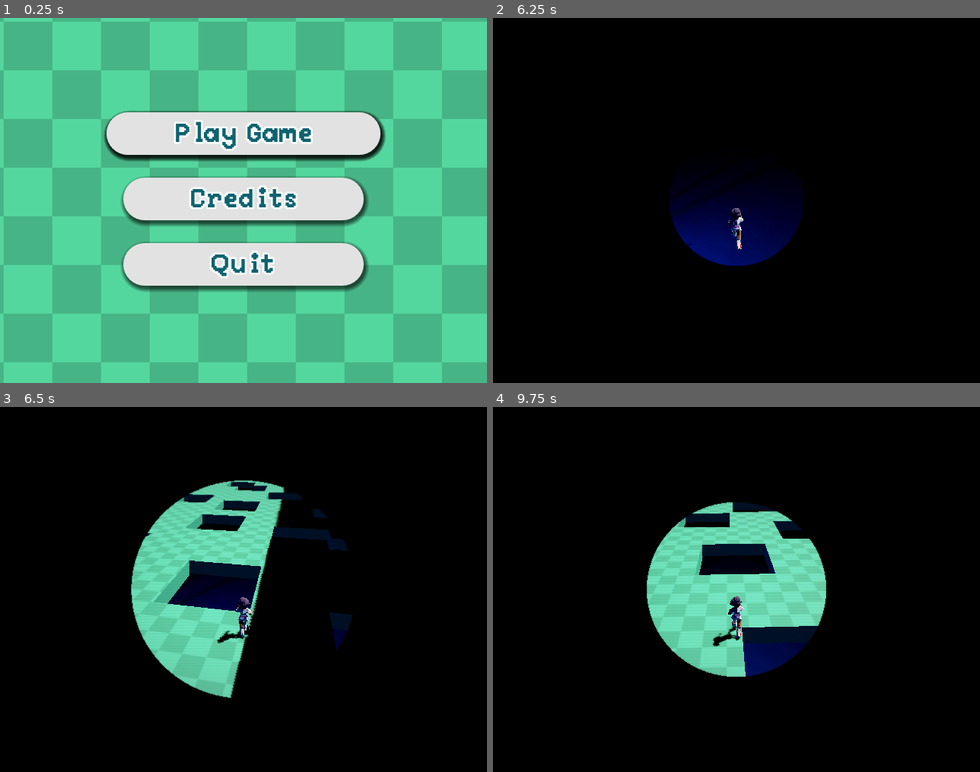
Above: before the commit, frames 1-4 (two rows, left to right).
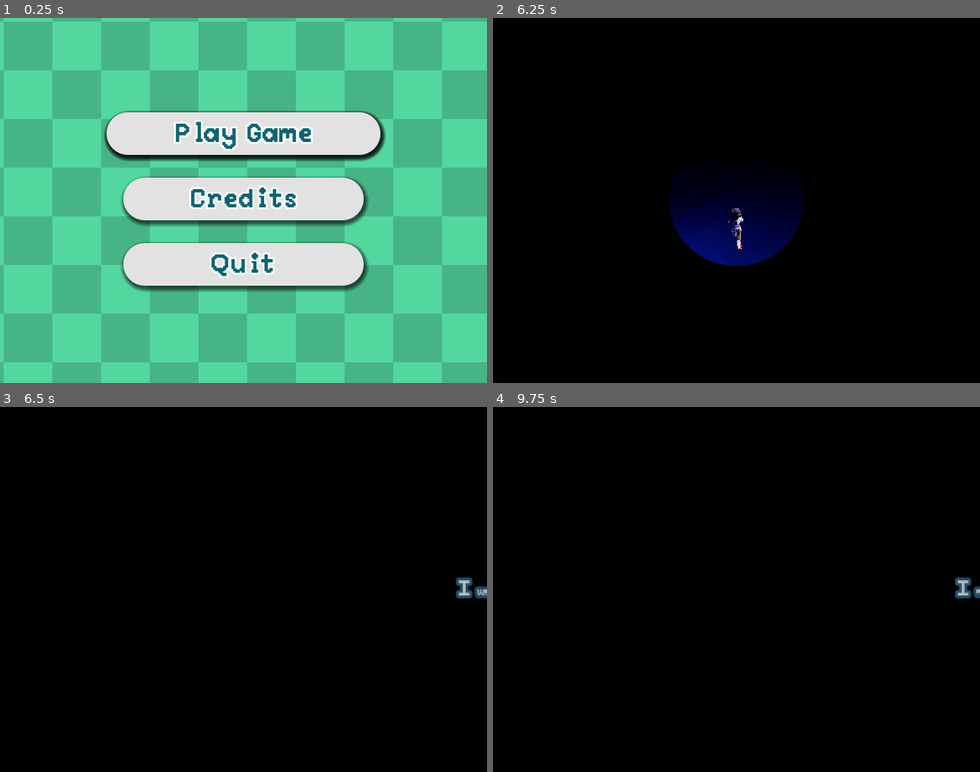
Above: after the commit, the same moments.

Repository: lognasmeow/Wonder
Game: Godot game, scene res://UI/Screens/MainMenu/MainMenu.tscn
Two runs of this game, one before a commit and one after it. Both use one fixed random seed, a clock stepped at 60 frames per second and the inputs below.
Inputs (mouse positions are in pixels of both pictures, inside the frame that each line leads up to):
- Up to frame 1 (0.25 s): no input
- Up to frame 2 (6.25 s): move the mouse to (760, 200) at 0.52 s; hold W (up) 0.53-5.78 s; tap Space (jump) at 0.77, 1.52, 3.02, 3.77, 4.52, 6.02 s; move the mouse to (712, 200) at 1.27 s; move the mouse to (746, 193) at 2.02 s; move the mouse to (731, 207) at 2.77 s; tap Enter at 3.5 s; move the mouse to (775, 204) at 3.52 s; move the mouse to (697, 196) at 4.27 s; move the mouse to (741, 200) at 5.02 s; move the mouse to (717, 193) at 5.77 s; hold D (right) from 5.78 s (still down)
- Up to frame 3 (6.5 s): keep holding D (right)
- Up to frame 4 (9.75 s): move the mouse to (760, 589) at 6.52 s; release D (right) at 6.53 s; hold W (up) 6.53-8.78 s; tap Space (jump) at 6.77, 7.52, 9.02 s; move the mouse to (712, 589) at 7.27 s; move the mouse to (746, 582) at 8.02 s; move the mouse to (731, 596) at 8.77 s; hold A (left) 8.78-9.53 s; move the mouse to (775, 593) at 9.52 s; hold W (up) from 9.53 s (still down)

Frames 1-2 are identical in both runs. In frame 3, 13% of the frame differs, in the area x 26-100%, y 20-80%; in frame 4, 13%.

Commit message:
wonder text

Diff:
--- a/Maps/map_main.gd
+++ b/Maps/map_main.gd
@@ -6,6 +6,7 @@
 @onready var objectCorner2: Marker3D = $ObjectRegion/Marker_ObjectCorner2
 @onready var blur: ColorRect = $UI/Blur
 @onready var pauseMenu: Control = $UI/Pausemenu
+@onready var finishLineText: Control = $UI/FinishLineText
 
 signal transitioningOut
 signal transitioningIn
@@ -67,9 +68,13 @@
 func _on_player_entered_finish_line():
 	transitioningOut.emit()
 	await get_tree().create_timer(1.0).timeout
+	finishLineText.moveText = true
+	await get_tree().create_timer(4.5).timeout
+
 	player.global_position = playerSpawnPoint.global_position
 	transitioningIn.emit()
 	await get_tree().create_timer(1.0).timeout
+
 	applyRandomModifier()
 
 func _on_modifier_added(objectPath: String, amountToSpawn: int, scaleModifier: float, yOffset: float):
--- a/Maps/map_main.tscn
+++ b/Maps/map_main.tscn
@@ -11,6 +11,7 @@
 [ext_resource type="Shader" uid="uid://dietcp70hngj6" path="res://Assets/Shaders/blur.gdshader" id="9_8h8kj"]
 [ext_resource type="AudioStream" uid="uid://ct2uyhb3r0sxo" path="res://Audio/Music/town.wav" id="9_m4ext"]
 [ext_resource type="PackedScene" uid="uid://md6fe2xfdfuq" path="res://UI/Screens/PauseMenu/pausemenu.tscn" id="9_r6fxk"]
+[ext_resource type="PackedScene" uid="uid://dpbu2d757n08p" path="res://UI/Transitions/FinishLineText/FinishLineText.tscn" id="11_qo7uw"]
 
 [sub_resource type="PanoramaSkyMaterial" id="PanoramaSkyMaterial_1q4cs"]
 panorama = ExtResource("1_jf03b")
@@ -67,12 +68,18 @@
 transform = Transform3D(1, 0, 0, 0, 1, 0, 0, 0, 1, 0, 0.9686413, -141.77754)
 
 [node name="UI" type="Control" parent="." unique_id=1671717937]
+z_index = -1
 layout_mode = 3
 anchors_preset = 0
 offset_right = 640.0
 offset_bottom = 480.0
 
+[node name="FinishLineText" parent="UI" unique_id=367601915 instance=ExtResource("11_qo7uw")]
+z_index = 10
+layout_mode = 1
+
 [node name="FadeCircle" parent="UI" unique_id=442821733 instance=ExtResource("8_0in5n")]
+layer = -3
 
 [node name="Blur" type="ColorRect" parent="UI" unique_id=1360780439]
 visible = false
--- /dev/null
+++ b/UI/Transitions/FinishLineText/FinishLineText.tscn
@@ -0,0 +1,40 @@
+[gd_scene format=3 uid="uid://dpbu2d757n08p"]
+
+[ext_resource type="Script" uid="uid://dyvwgg12fjfv7" path="res://UI/Transitions/FinishLineText/finish_line_text.gd" id="1_vg4ce"]
+[ext_resource type="FontFile" uid="uid://s7msjk7g7k5i" path="res://Assets/Fonts/Peaberry-Base.otf" id="1_yf748"]
+
+[sub_resource type="Theme" id="Theme_vg4ce"]
+default_font = ExtResource("1_yf748")
+
+[node name="FinishLineText" type="Control" unique_id=367601915]
+layout_mode = 3
+anchors_preset = 15
+anchor_right = 1.0
+anchor_bottom = 1.0
+grow_horizontal = 2
+grow_vertical = 2
+script = ExtResource("1_vg4ce")
+
+[node name="RichTextLabel" type="RichTextLabel" parent="." unique_id=1879921102]
+custom_minimum_size = Vector2(600, 88.17)
+layout_mode = 1
+anchors_preset = 8
+anchor_left = 0.5
+anchor_top = 0.5
+anchor_right = 0.5
+anchor_bottom = 0.5
+offset_left = -20.0
+offset_top = -20.0
+offset_right = 20.0
+offset_bottom = 20.0
+grow_horizontal = 2
+grow_vertical = 2
+theme = SubResource("Theme_vg4ce")
+theme_override_colors/font_outline_color = Color(0.16576093, 0.43276763, 0.58764297, 1)
+theme_override_constants/outline_size = 15
+theme_override_font_sizes/normal_font_size = 29
+theme_override_font_sizes/bold_font_size = 15
+bbcode_enabled = true
+text = "[center]
+I [b]wonder[/b] what will be next....
+[/center]"
--- /dev/null
+++ b/UI/Transitions/FinishLineText/finish_line_text.gd
@@ -0,0 +1,18 @@
+extends Control
+
+@onready var richTextLabel: RichTextLabel = $RichTextLabel
+
+var moveText: bool = false
+
+func _ready():
+	resetTextPosition()
+
+func _process(_delta):
+	if (moveText):
+		richTextLabel.position.x -= 4
+	if richTextLabel.position.x < -999:
+		resetTextPosition()
+		moveText = false
+
+func resetTextPosition() -> void:
+	richTextLabel.position.x = 550
Not shown, added: UI/Transitions/FinishLineText/finish_line_text.gd.uid
